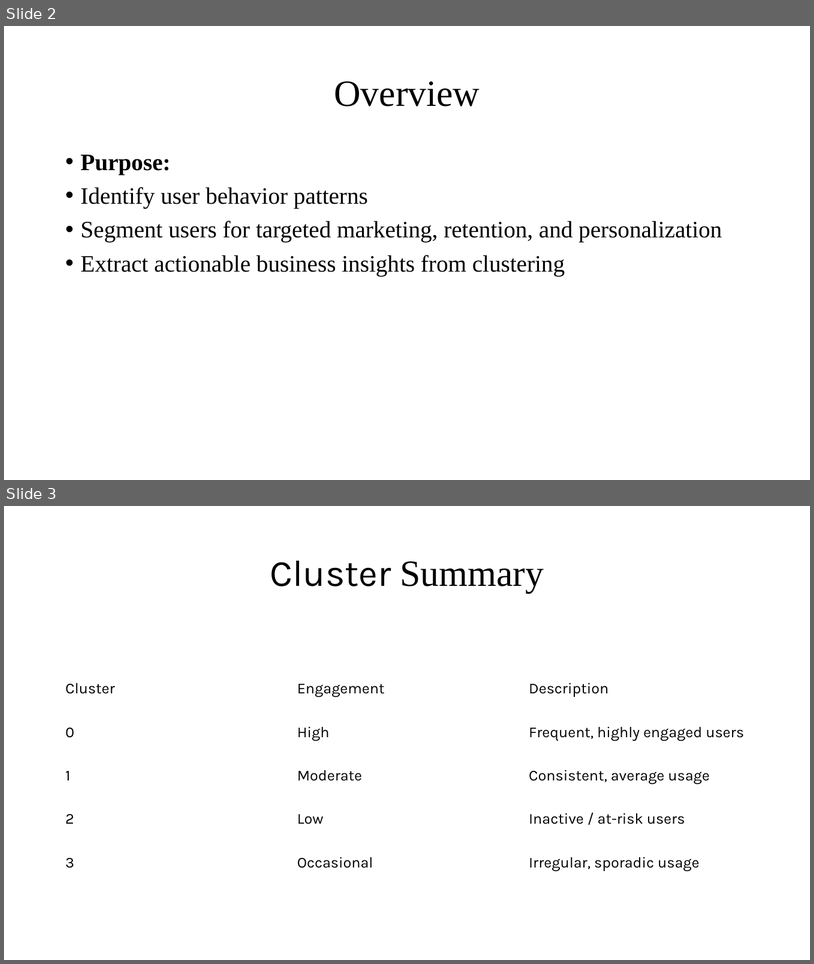
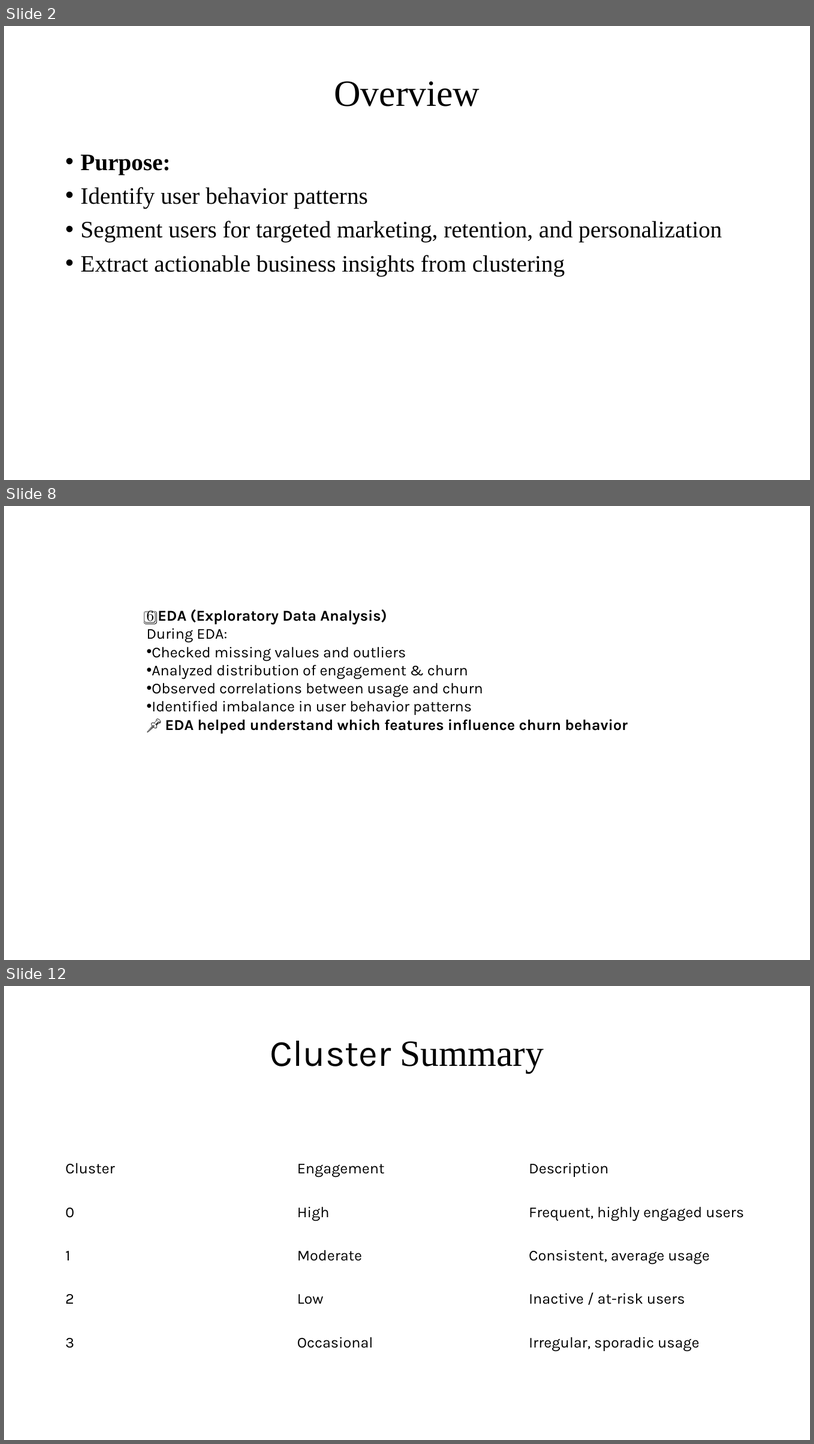
Before and after one commit to lakshmigojanece/-App-User-Behavior-Segmentation-Using-Unsupervised-Machine-Learning, a slide deck: App User Behavior Segmentation Using Unsupervised Machine Learning.ppt.pptx. Shown one above the other, each under a label of ours: slides 2 and 3 before the commit, slides 2, 8 and 12 after it; the slides between them are not shown. The pictures are 814x964 and 814x1444 pixels, drawn with LibreOffice and Linux fonts; fonts in the diff are those of the drawing. Boxes give left, top, right and bottom in pixels: in the first picture for what was removed or moved away, otherwise in the second. Text is boxed around its words. In the diff, an @@ line names an element or a change of style, - is before the commit and + after.

```diff
--- a/App User Behavior Segmentation Using Unsupervised Machine Learning.ppt.pptx
+++ b/App User Behavior Segmentation Using Unsupervised Machine Learning.ppt.pptx
@@ slide 8 added at bbox=[4, 506, 810, 960], background #FFFFFF @@
@@ text added at bbox=[147, 609, 628, 733], 18 pt, text #000000 @@
+6️⃣ EDA (Exploratory Data Analysis)
+During EDA:
+• Checked missing values and outliers
+• Analyzed distribution of engagement & churn
+• Observed correlations between usage and churn
+• Identified imbalance in user behavior patterns
+📌 EDA helped understand which features influence churn behavior
@@ what was slide 3 is now slide 12 @@
```
Also in this commit, not shown: 8 other slides added.
